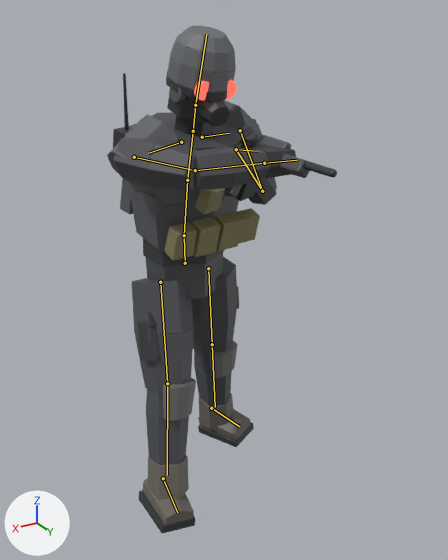
An edit to the Blender file assets/soldier_rig.blend, drawn before and after from the same camera.
Before and after are seen from a 50 mm lens placed at (1.006, 1.965, 1.798), pointed at (-0.057, 0.193, 0.912). The lights are fixed; the arrows at lower left show +X, +Y and +Z. The first picture is the older version. Both versions are drawn at the pose saved in each file; the numbers are the values there. The bones that change, and the others that lie on the model, are drawn over the model as lines.

The first picture shows 'Rifle', 'Soldier'.
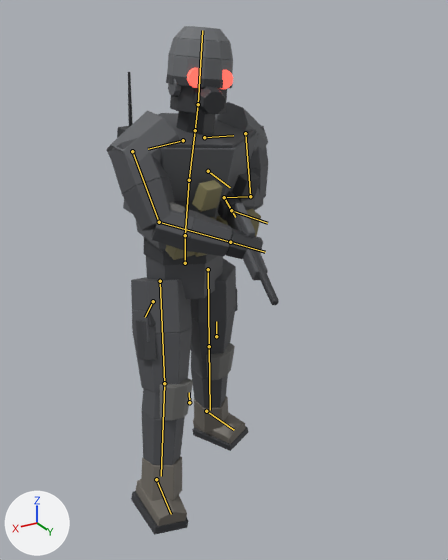
Patch to the scene script:
```diff
--- a/assets/soldier_rig.blend.py
+++ b/assets/soldier_rig.blend.py
@@ bone_hips @@
 bone_hips = bpy.data.objects['Rig'].pose.bones['hips']
-bone_hips.rotation_euler = (0.0, 0.105, 0.0)  # degrees (0, 6, 0)
+bone_hips.rotation_euler = (0.0, 0.105, 0.0349)  # degrees (0, 6, 2)
@@ bone_spine @@
 bone_spine = bpy.data.objects['Rig'].pose.bones['spine']  # child of 'hips'
-bone_spine.rotation_euler = (-0.14, 0.0, 0.0)  # degrees (-8, 0, 0)
+bone_spine.rotation_euler = (-0.14, 0.0, -0.0175)  # degrees (-8, 0, -1)
@@ bone_chest @@
 bone_chest = bpy.data.objects['Rig'].pose.bones['chest']  # child of 'spine'
-bone_chest.rotation_euler = (-0.0698, 0.209, 0.0)  # degrees (-4, 12, 0)
+bone_chest.rotation_euler = (-0.0349, 0.14, 0.0175)  # degrees (-2, 8, 1)
@@ bone_head @@
 bone_head = bpy.data.objects['Rig'].pose.bones['head']  # child of 'neck'
-bone_head.rotation_euler = (-0.0698, -0.244, 0.0)  # degrees (-4, -14, 0)
+bone_head.rotation_euler = (0.175, -0.401, 0.0)  # degrees (10, -23, 0)
@@ bone_upperarm_l @@
 bone_upperarm_l = bpy.data.objects['Rig'].pose.bones['upperarm.L']  # child of 'shoulder.L'
-bone_upperarm_l.rotation_euler = (1.693, 0.157, -1.588)  # degrees (97, 9, -91)
+bone_upperarm_l.rotation_euler = (1.1, -0.733, -0.925)  # degrees (63, -42, -53)
@@ bone_lowerarm_l @@
 bone_lowerarm_l = bpy.data.objects['Rig'].pose.bones['lowerarm.L']  # child of 'upperarm.L'
-bone_lowerarm_l.rotation_euler = (1.082, 0.0, 0.0)  # degrees (62, 0, 0)
+bone_lowerarm_l.rotation_euler = (0.96, 0.0, 0.0)  # degrees (55, 0, 0)
@@ bone_upperarm_r @@
 bone_upperarm_r = bpy.data.objects['Rig'].pose.bones['upperarm.R']  # child of 'shoulder.R'
-bone_upperarm_r.rotation_euler = (0.995, 0.768, 0.855)  # degrees (57, 44, 49)
+bone_upperarm_r.rotation_euler = (0.681, 1.117, 0.681)  # degrees (39, 64, 39)
@@ bone_lowerarm_r @@
 bone_lowerarm_r = bpy.data.objects['Rig'].pose.bones['lowerarm.R']  # child of 'upperarm.R'
-bone_lowerarm_r.rotation_euler = (2.374, 0.0, 0.0)  # degrees (136, 0, 0)
+bone_lowerarm_r.rotation_euler = (1.798, 0.0, 0.0)  # degrees (103, 0, 0)
@@ bone_hand_r @@
 bone_hand_r = bpy.data.objects['Rig'].pose.bones['hand.R']  # child of 'lowerarm.R'
-bone_hand_r.rotation_euler = (-0.733, 0.0, 1.257)  # degrees (-42, 0, 72)
+bone_hand_r.rotation_euler = (-0.559, 0.0, 0.838)  # degrees (-32, 0, 48)
```

Boxes [x1, y1, x2, y2] around the edits, measured in the pictures (448 x 560 px):
'Soldier', posed (15% narrower)
    before: [107, 26, 296, 533]
    after: [107, 26, 268, 535]
'Rifle', posed
    before: [224, 135, 337, 197]
    after: [225, 189, 279, 305]
bone 'hips', root to tip
    before: (185, 263) to (184, 235)
    after: (185, 263) to (185, 235)
bone 'spine', root to tip
    before: (184, 235) to (187, 180)
    after: (185, 235) to (189, 180)
bone 'chest', root to tip
    before: (187, 180) to (193, 131)
    after: (189, 180) to (195, 130)
bone 'head', root to tip
    before: (195, 105) to (206, 34)
    after: (198, 104) to (202, 30)
bone 'upperarm.L', root to tip
    before: (134, 157) to (195, 170)
    after: (132, 151) to (159, 222)
bone 'lowerarm.L', root to tip
    before: (195, 170) to (264, 163)
    after: (159, 222) to (230, 242)
bone 'upperarm.R', root to tip
    before: (240, 130) to (262, 191)
    after: (245, 133) to (250, 196)
bone 'lowerarm.R', root to tip
    before: (262, 191) to (236, 149)
    after: (250, 196) to (224, 197)
bone 'hand.R', root to tip
    before: (236, 149) to (257, 151)
    after: (224, 197) to (235, 217)
